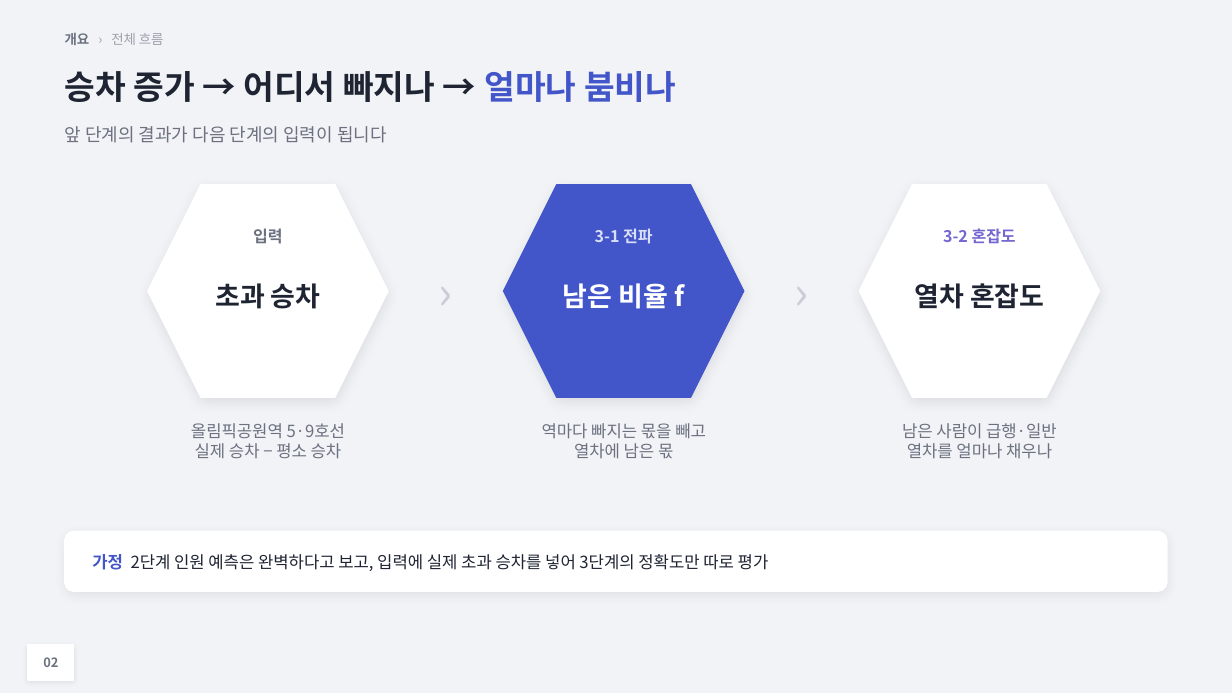
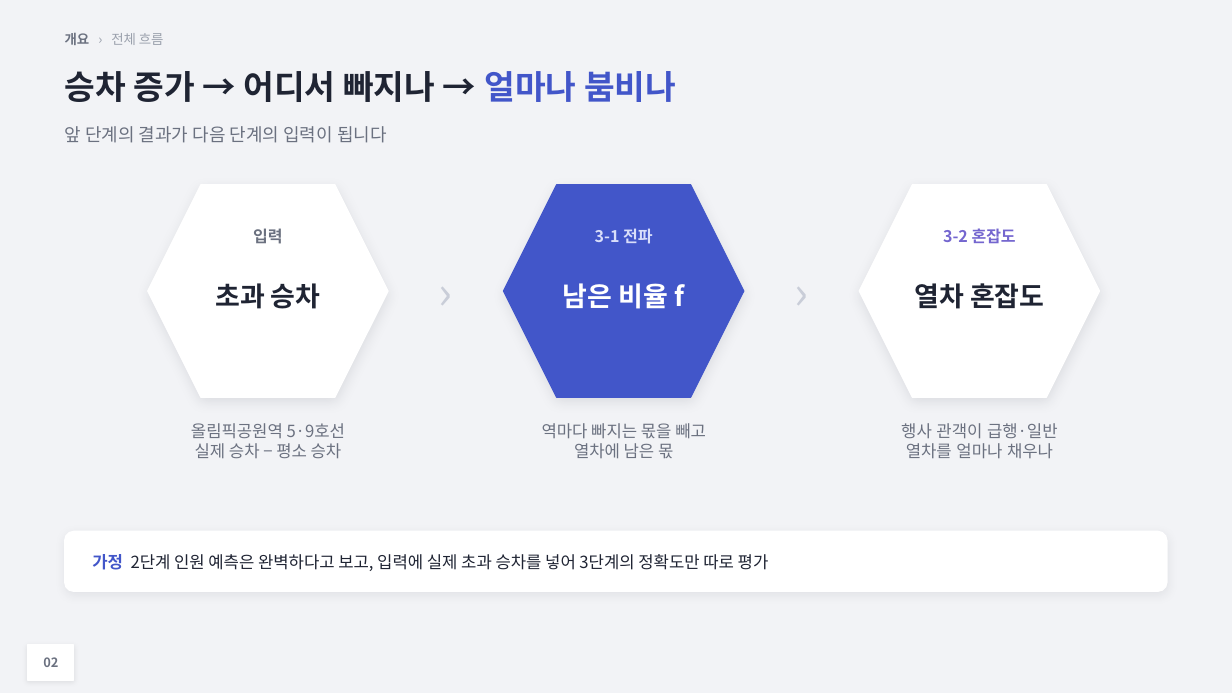
Before and after one commit to HUFS-DAT/dat-datasets, a slide deck: slide 2 of submissions/8기/넥서스_NEXUS/NEXUS_Phase3.pptx. Drawn at 1232x693 pixels with LibreOffice and Linux fonts; fonts in the diff are those of the drawing. Boxes give left, top, right and bottom in pixels: in the first picture for what was removed or moved away, otherwise in the second. Text is boxed around its words. In the diff, an @@ line names an element or a change of style, - is before the commit and + after.

Commit message:
발표자료: NEXUS_Phase3.pptx

```diff
--- a/submissions/8기/넥서스_NEXUS/NEXUS_Phase3.pptx
+++ b/submissions/8기/넥서스_NEXUS/NEXUS_Phase3.pptx
@@ text at bbox=[901, 423, 1058, 439]: text changed @@
-남은 사람이 급행·일반
+행사 관객이 급행·일반
```
